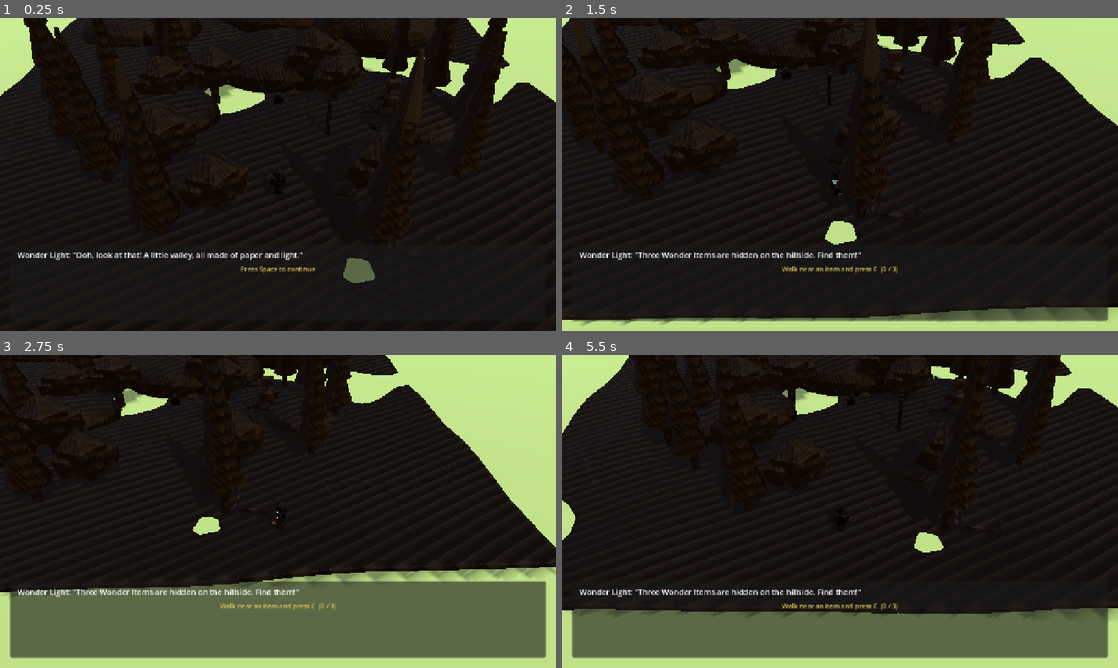
Above: before the commit, frames 1-4 (two rows, left to right).
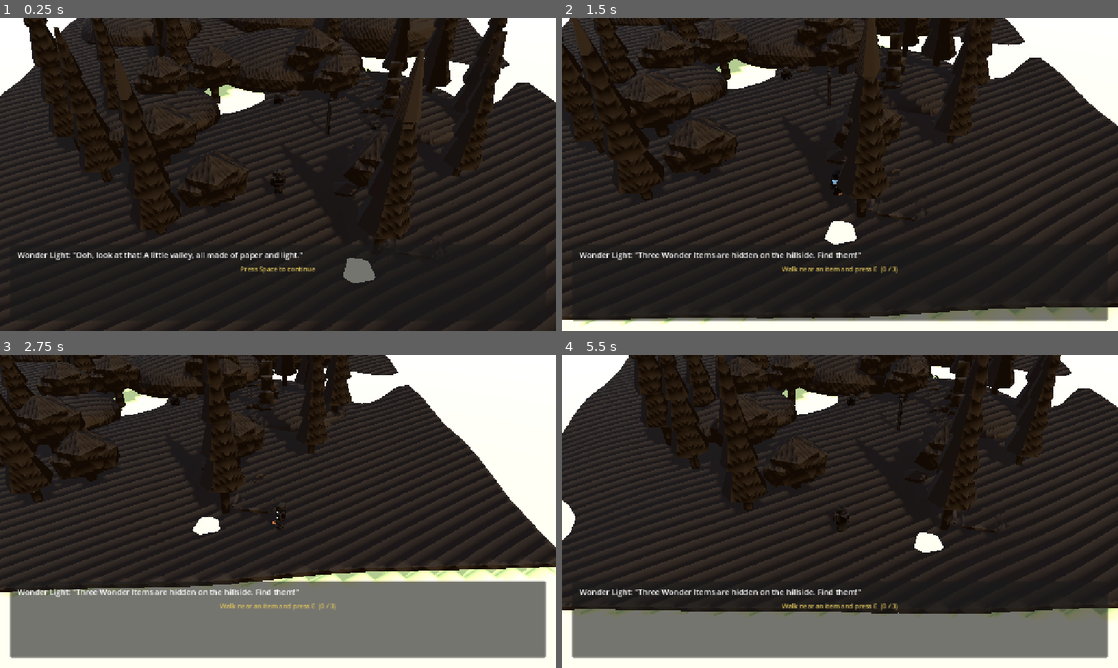
Above: after the commit, the same moments.

Repository: onesLeo/little-light
Game: Godot game, scene res://scenes/main.tscn
Two runs of this game, one before a commit and one after it. Both use one fixed random seed, a clock stepped at 60 frames per second and the inputs below.
Inputs:
- Up to frame 1 (0.25 s): no input
- Up to frame 2 (1.5 s): tap Space (ui_accept) at 0.5, 0.77 s; hold D (move_right) 0.53-1.28 s; hold E (interact) 0.53-1.28 s; hold S (move_back) from 1.28 s (still down); tap E (interact) at 1.35 s
- Up to frame 3 (2.75 s): tap Space (ui_accept) at 1.52 s; tap E (interact) at 2 s; release S (move_back) at 2.03 s; hold D (move_right) from 2.03 s (still down); hold E (interact) from 2.03 s (still down)
- Up to frame 4 (5.5 s): release D (move_right) at 2.78 s; release E (interact) at 2.78 s; hold W (move_forward) 2.78-3.53 s; tap E (interact) at 2.85, 3.5, 4.35 s; tap Space (ui_accept) at 3.02, 3.77, 4.52 s; hold E (interact) 3.53-4.28 s; hold A (move_left) 3.53-5.03 s; hold S (move_back) from 5.03 s (still down); hold E (interact) from 5.03 s (still down)

The runs differ from the first frame. In frame 1, 5.3% of the frame differs, in the area x 0-100%, y 0-99%; in frame 2, 11%; in frame 3, 39%, in the area x 0-100%, y 0-100%; in frame 4, 22%.

Commit message:
Polish valley v5: bright Godot-readable albedo, blue water+fish, lighting boost
Bake saturated colors with subtle paper grain (mix 0.15), taller waterfall,
5 paper fish, and wire wonder_walker_v5 / david_mentor_v4 / wonder_items_v4
into main with stronger sun/fill/ambient.

Diff:
--- a/scenes/main.tscn
+++ b/scenes/main.tscn
@@ -1,12 +1,12 @@
 [gd_scene load_steps=18 format=3]
 
-[ext_resource type="PackedScene" path="res://assets/wonder_walker_v4.glb" id="1_ww"]
-[ext_resource type="PackedScene" path="res://assets/bethlehem_valley_v4.glb" id="2_valley"]
+[ext_resource type="PackedScene" path="res://assets/wonder_walker_v5.glb" id="1_ww"]
+[ext_resource type="PackedScene" path="res://assets/bethlehem_valley_v5.glb" id="2_valley"]
 [ext_resource type="Script" path="res://scripts/wonder_walker.gd" id="3_ww_script"]
 [ext_resource type="Script" path="res://scripts/steady_hands_minigame.gd" id="4_sh"]
 [ext_resource type="Script" path="res://scripts/chapter_director.gd" id="5_dir"]
-[ext_resource type="PackedScene" path="res://assets/david_mentor_v3.glb" id="6_david"]
-[ext_resource type="PackedScene" path="res://assets/wonder_items_v3.glb" id="7_items"]
+[ext_resource type="PackedScene" path="res://assets/david_mentor_v4.glb" id="6_david"]
+[ext_resource type="PackedScene" path="res://assets/wonder_items_v4.glb" id="7_items"]
 [ext_resource type="Script" path="res://scripts/tabletop_camera.gd" id="8_cam"]
 [ext_resource type="Script" path="res://scripts/mesh_collision_baker.gd" id="9_bake"]
 
@@ -21,7 +21,7 @@
 size = Vector3(80, 1, 80)
 
 [sub_resource type="StandardMaterial3D" id="Mat_floor"]
-albedo_color = Color(0.40, 0.50, 0.36, 1)
+albedo_color = Color(0.55, 0.68, 0.48, 1)
 roughness = 0.95
 
 [sub_resource type="SphereShape3D" id="SphereShape3D_item"]
@@ -42,7 +42,7 @@
 background_color = Color(0.93, 0.86, 0.72, 1)
 ambient_light_source = 2
 ambient_light_color = Color(1.0, 0.92, 0.78, 1)
-ambient_light_energy = 0.95
+ambient_light_energy = 1.15
 tonemap_mode = 2
 tonemap_exposure = 0.78
 tonemap_white = 1.0
@@ -56,7 +56,7 @@
 [node name="Sun" type="DirectionalLight3D" parent="."]
 transform = Transform3D(0.866, -0.354, 0.354, 0, 0.707, 0.707, -0.5, -0.612, 0.612, 4, 12, 6)
 light_color = Color(1.0, 0.93, 0.78, 1)
-light_energy = 0.52
+light_energy = 1.1
 shadow_enabled = true
 shadow_blur = 2.5
 directional_shadow_mode = 1
@@ -64,7 +64,7 @@
 [node name="FillLight" type="DirectionalLight3D" parent="."]
 transform = Transform3D(-0.707, 0.5, -0.5, 0, 0.707, 0.707, 0.707, 0.5, -0.5, -4, 8, -3)
 light_color = Color(0.75, 0.85, 1.0, 1)
-light_energy = 0.28
+light_energy = 0.55
 shadow_enabled = false
 
 
--- a/scripts/mesh_collision_baker.gd
+++ b/scripts/mesh_collision_baker.gd
@@ -3,7 +3,7 @@
 ## Use on imported GLB roots (valley, props) that ship without physics.
 
 @export var collision_layer: int = 1
-@export var skip_name_contains: PackedStringArray = ["Outline", "Shadow", "Stream", "Waterfall", "Foam"]
+@export var skip_name_contains: PackedStringArray = ["Outline", "Shadow", "Stream", "Waterfall", "Foam", "Fish_"]
 
 
 func _ready() -> void:
Binary file added: art/previews/valley_preview_v5.png
Binary file added: assets/bethlehem_valley_v5.glb
Binary file added: assets/david_mentor_v4.glb
Binary file added: assets/wonder_items_v4.glb
Binary file added: assets/wonder_walker_v5.glb
Not shown, added: art/blender/scripts/polish_valley_v5.py
Not shown, added: art/blender/scripts/recolor_characters_v3.py
Not shown, added: art/blender/scripts/render_valley_preview_v5.py
